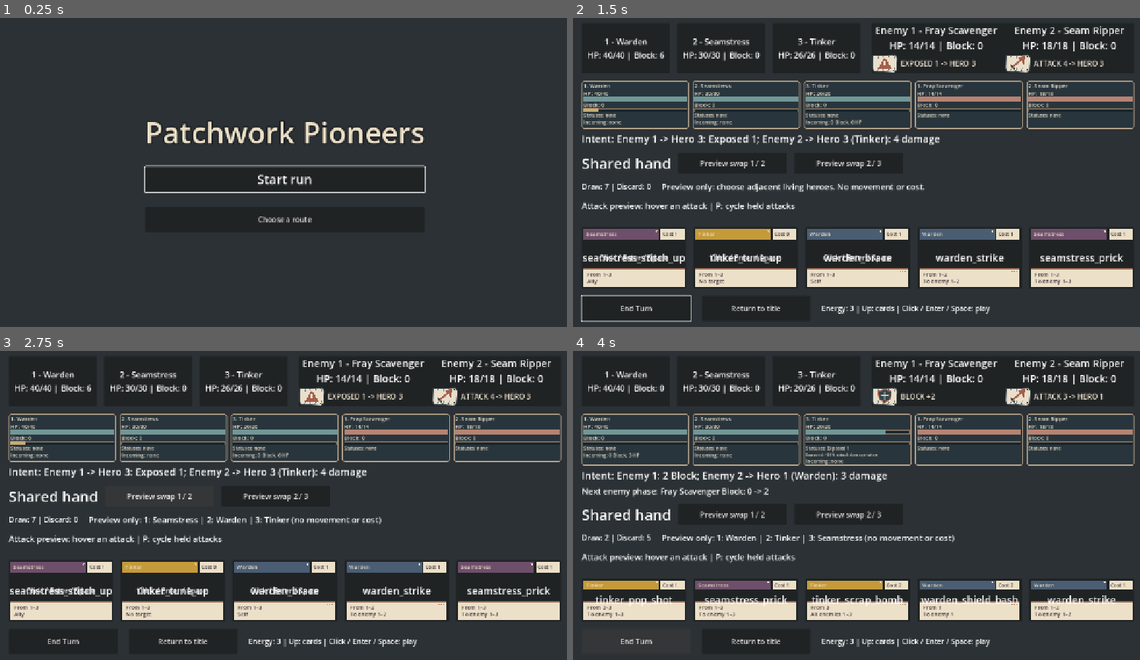
Above: before the commit, frames 1-4 (two rows, left to right).
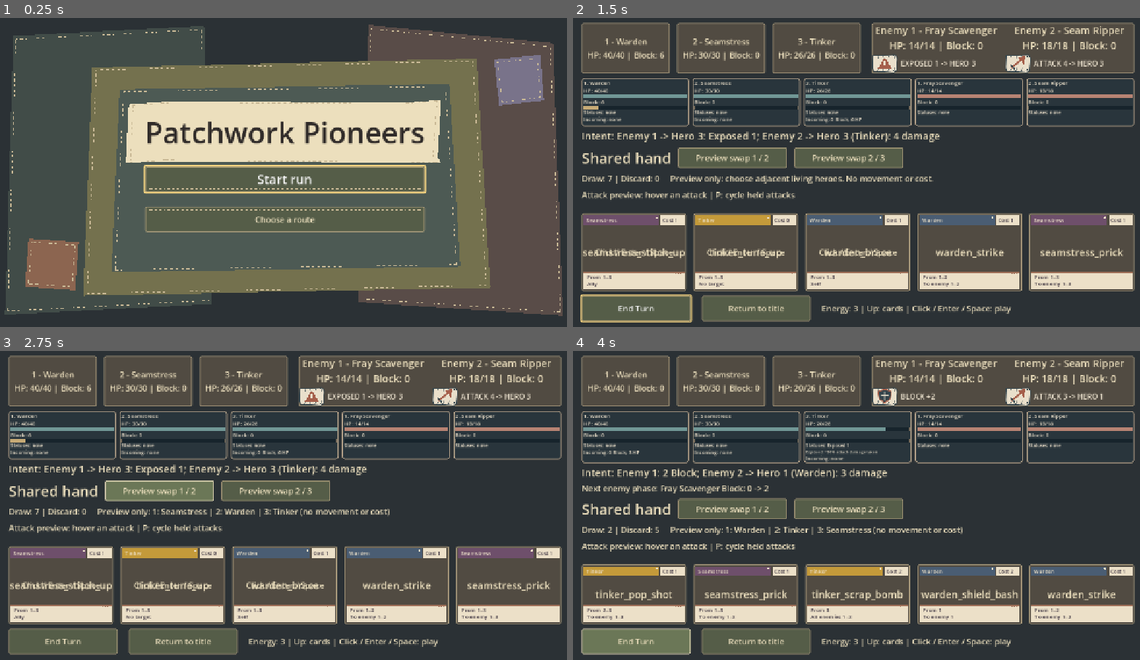
Above: after the commit, the same moments.

Repository: jcoev123-jpg/PatchworkPioneers
Game: Godot game, scene res://scenes/app.tscn
The game is run twice, just before and just after one commit, with the same random seed, the same clock (stepped at 60 frames per second) and the same inputs.
Inputs:
- Up to frame 1 (0.25 s): no input
- Up to frame 2 (1.5 s): click "Start run" at 0.5 s; click "f01_n0: Fight" at 1.25 s
- Up to frame 3 (2.75 s): click "Preview swap 1 / 2" at 2 s
- Up to frame 4 (4 s): click "Preview swap 2 / 3" at 2.75 s; click "End Turn" at 3.5 s

The runs differ from the first frame. In frame 1, 82% of the frame differs, in the area x 0-100%, y 2-97%; in frame 2, 51%; in frame 3, 51%; in frame 4, 46%.

Commit message:
Patchwork Pioneers cycle 115: Apply a shared patchwork theme and restyle the title
Accepted by relay v2 (Claude final review, tests green).

Diff:
--- a/scenes/app.tscn
+++ b/scenes/app.tscn
@@ -6,6 +6,7 @@
 [ext_resource type="Script" path="res://scripts/live_combat_meters.gd" id="4"]
 [ext_resource type="Script" path="res://scripts/live_area_attack_action.gd" id="5"]
 [ext_resource type="Script" path="res://scripts/live_elite_patch_sewing.gd" id="6"]
+[ext_resource type="Script" path="res://scripts/patchwork_ui_shell.gd" id="7"]
 
 [node name="App" type="Control"]
 layout_mode = 3
@@ -15,6 +16,16 @@
 grow_horizontal = 2
 grow_vertical = 2
 script = ExtResource("1")
+
+[node name="PatchworkUIShell" type="Control" parent="."]
+layout_mode = 1
+anchors_preset = 15
+anchor_right = 1.0
+anchor_bottom = 1.0
+grow_horizontal = 2
+grow_vertical = 2
+mouse_filter = 2
+script = ExtResource("7")
 
 [node name="LiveEnemyRoster" type="Node" parent="."]
 script = ExtResource("2")
--- a/scripts/app.gd
+++ b/scripts/app.gd
@@ -830,7 +830,7 @@
 		battle_view.add_theme_constant_override("margin_" + side, 32)
 	add_child(battle_view)
 	var column := VBoxContainer.new()
-	column.add_theme_constant_override("separation", 16)
+	column.add_theme_constant_override("separation", 10)
 	battle_view.add_child(column)
 	hero_view = HBoxContainer.new()
 	hero_view.add_theme_constant_override("separation", 16)
--- a/scripts/live_support_hand.gd
+++ b/scripts/live_support_hand.gd
@@ -225,7 +225,7 @@
 		panel.mouse_default_cursor_shape = Control.CURSOR_POINTING_HAND
 		panel.get_child(0).mouse_filter = Control.MOUSE_FILTER_IGNORE
 		var cue := Label.new()
-		cue.text = "Choose ally: Click / Enter / Space"
+		cue.text = "Choose ally:\nClick / Enter /\nSpace"
 		cue.vertical_alignment = VERTICAL_ALIGNMENT_BOTTOM
 		cue.horizontal_alignment = HORIZONTAL_ALIGNMENT_CENTER
 		cue.mouse_filter = Control.MOUSE_FILTER_IGNORE
--- /dev/null
+++ b/scripts/patchwork_ui_shell.gd
@@ -0,0 +1,132 @@
+extends Control
+## Presentation only. Child readiness installs the theme before App builds its UI.
+
+const INK := Color("302b29")
+const PAPER := Color("ecdfbd")
+const THREAD := Color("c9b996")
+var _title: Control
+var _label: Label
+
+
+class ButtonStitches extends Control:
+	func _ready() -> void:
+		mouse_filter = Control.MOUSE_FILTER_IGNORE
+		set_anchors_and_offsets_preset(Control.PRESET_FULL_RECT)
+		resized.connect(queue_redraw)
+
+	func _draw() -> void:
+		var edge := Rect2(Vector2(8, 7), size - Vector2(16, 14))
+		for y in [edge.position.y, edge.end.y]:
+			draw_dashed_line(Vector2(edge.position.x, y), Vector2(edge.end.x, y), THREAD, 1.0, 5.0)
+		for x in [edge.position.x, edge.end.x]:
+			draw_dashed_line(Vector2(x, edge.position.y), Vector2(x, edge.end.y), THREAD, 1.0, 5.0)
+
+
+func _ready() -> void:
+	mouse_filter = Control.MOUSE_FILTER_IGNORE
+	get_parent().theme = _build_theme()
+	get_parent().ready.connect(_bind_title, CONNECT_ONE_SHOT)
+	resized.connect(queue_redraw)
+
+
+func _panel(fill: Color, edge: Color, border: int = 2) -> StyleBoxFlat:
+	var style := StyleBoxFlat.new()
+	style.bg_color = fill
+	style.border_color = edge
+	style.set_border_width_all(border)
+	style.set_corner_radius_all(3)
+	# Keep shared metrics compact: live visit and battle layouts already own spacing.
+	style.content_margin_left = 0
+	style.content_margin_right = 0
+	style.content_margin_top = 0
+	style.content_margin_bottom = 0
+	return style
+
+
+func _build_theme() -> Theme:
+	var shared := Theme.new()
+	shared.default_font_size = 18
+	shared.set_font_size("font_size", "Label", 18)
+	shared.set_color("font_color", "Label", PAPER)
+	shared.set_type_variation("TitleLabel", "Label")
+	shared.set_font_size("font_size", "TitleLabel", 48)
+	shared.set_color("font_color", "TitleLabel", INK)
+	shared.set_stylebox("panel", "Panel", _panel(PAPER, Color("a8997b")))
+	shared.set_stylebox("panel", "PanelContainer", _panel(Color("514b42"), Color("a8997b")))
+	# Cream ink stays readable on all four earthy felt states.
+	for state in ["normal", "hover", "pressed", "disabled"]:
+		var fills := {"normal": Color("555d48"), "hover": Color("6b7757"),
+			"pressed": Color("3e493b"), "disabled": Color("45433f")}
+		var edges := {"normal": Color("a99b79"), "hover": PAPER,
+			"pressed": Color("c5ab73"), "disabled": Color("777166")}
+		shared.set_stylebox(state, "Button", _panel(fills[state], edges[state]))
+		shared.set_color("font_" + state + "_color", "Button", Color("aaa391") if state == "disabled" else PAPER)
+	shared.set_color("font_color", "Button", PAPER)
+	shared.set_color("font_hover_pressed_color", "Button", PAPER)
+	shared.set_stylebox("hover_pressed", "Button", shared.get_stylebox("pressed", "Button"))
+	var focus := _panel(Color.TRANSPARENT, Color("f5d480"), 3)
+	focus.draw_center = false
+	focus.expand_margin_left = 3
+	focus.expand_margin_right = 3
+	focus.expand_margin_top = 3
+	focus.expand_margin_bottom = 3
+	shared.set_stylebox("focus", "Button", focus)
+	shared.set_font_size("font_size", "Button", 18)
+	return shared
+
+
+func _bind_title() -> void:
+	var app = get_parent()
+	_title = app.title_view
+	_label = app.title_label
+	# App creates the full-screen ColorRect first. Draw after it, before title actions.
+	app.move_child(self, _title.get_index() - 1)
+	_label.theme_type_variation = "TitleLabel"
+	_label.add_theme_color_override("font_color", INK)
+	_label.add_theme_constant_override("outline_size", 0)
+	for button in [app.start_button, app.route_button]:
+		button.add_child(ButtonStitches.new())
+	_title.visibility_changed.connect(_sync_visibility)
+	_title.resized.connect(queue_redraw)
+	_title.item_rect_changed.connect(queue_redraw)
+	_label.item_rect_changed.connect(queue_redraw)
+	_sync_visibility()
+
+
+func _sync_visibility() -> void:
+	visible = _title.visible
+	queue_redraw()
+
+
+func _sewn_patch(points: PackedVector2Array, fill: Color) -> void:
+	draw_colored_polygon(points, fill)
+	var center := Vector2.ZERO
+	for point in points:
+		center += point
+	center /= points.size()
+	for index in range(points.size()):
+		var from := points[index].move_toward(center, 10)
+		var to := points[(index + 1) % points.size()].move_toward(center, 10)
+		draw_dashed_line(from, to, THREAD, 1.5, 6.0)
+
+
+func _draw() -> void:
+	if not is_instance_valid(_label):
+		return
+	# Authored, deterministic cut edges: decoration never touches either RNG.
+	var scale_to_view := size / Vector2(1280, 720)
+	draw_set_transform(Vector2.ZERO, 0.0, scale_to_view)
+	_sewn_patch(PackedVector2Array([Vector2(42, 60), Vector2(462, 38), Vector2(480, 650), Vector2(24, 674)]), Color("414c48"))
+	_sewn_patch(PackedVector2Array([Vector2(824, 36), Vector2(1230, 76), Vector2(1252, 676), Vector2(800, 646)]), Color("594c48"))
+	_sewn_patch(PackedVector2Array([Vector2(216, 130), Vector2(1062, 110), Vector2(1092, 614), Vector2(196, 632)]), Color("74714e"))
+	_sewn_patch(PackedVector2Array([Vector2(276, 178), Vector2(1002, 166), Vector2(1026, 568), Vector2(258, 580)]), Color("4d5a54"))
+	_sewn_patch(PackedVector2Array([Vector2(76, 506), Vector2(186, 514), Vector2(178, 620), Vector2(68, 612)]), Color("8c6550"))
+	_sewn_patch(PackedVector2Array([Vector2(1100, 112), Vector2(1202, 102), Vector2(1210, 202), Vector2(1112, 214)]), Color("79738a"))
+	draw_set_transform(Vector2.ZERO)
+	# Follow the existing title label, including container layout and viewport resizing.
+	var banner := Rect2(_label.global_position - global_position, _label.size).grow_individual(36, 24, 36, 24)
+	var a := banner.position
+	var b := banner.end
+	_sewn_patch(PackedVector2Array([a + Vector2(0, 7), Vector2(a.x + 92, a.y),
+		Vector2(b.x - 80, a.y + 3), Vector2(b.x, a.y - 3), Vector2(b.x - 8, b.y - 12),
+		b, Vector2(a.x + 70, b.y - 4), Vector2(a.x - 6, b.y)]), PAPER)
--- /dev/null
+++ b/tests/patchwork_ui_shell_test.gd
@@ -0,0 +1,96 @@
+extends "res://tests/live_run_map_entry_test.gd"
+## Mounted presentation/lifecycle checks; visual layout is reviewed in web screenshots.
+
+
+func _run() -> void:
+	root.size = Vector2i(1280, 720)
+	var scene := load("res://scenes/app.tscn") as PackedScene
+	var app = scene.instantiate()
+	root.add_child(app)
+	await process_frame
+	var shell = app.get_node("PatchworkUIShell")
+	var shared: Theme = app.theme
+	_check(shared != null and shared.default_font_size >= 18, "scene installs body theme before App readiness")
+	_check(shared.get_font_size("font_size", "TitleLabel") >= 40, "shared title default at least 40")
+	_check((shared.get_stylebox("panel", "Panel") as StyleBoxFlat).bg_color == shell.PAPER
+		and (shared.get_stylebox("panel", "PanelContainer") as StyleBoxFlat).bg_color != shell.PAPER,
+		"shared Theme supplies paper panels and contrasting felt containers")
+	_check(app.title_label.theme_type_variation == "TitleLabel" and app.title_label.get_theme_color("font_color") == shell.INK,
+		"existing live label uses dark ink title variation")
+	_check(shell.mouse_filter == Control.MOUSE_FILTER_IGNORE and shell.focus_mode == Control.FOCUS_NONE,
+		"shell cannot intercept pointer or keyboard")
+	_check(shell.get_index() > 0 and app.get_child(shell.get_index() - 1) is ColorRect
+		and shell.get_index() < app.title_view.get_index(), "decorations between original background and title")
+	var fills: Array[Color] = []
+	for state in ["normal", "hover", "pressed", "disabled"]:
+		var style := shared.get_stylebox(state, "Button") as StyleBoxFlat
+		_check(style != null and not fills.has(style.bg_color), "distinct felt button state: " + state)
+		fills.append(style.bg_color)
+	var focus := shared.get_stylebox("focus", "Button") as StyleBoxFlat
+	_check(focus != null and focus.border_width_top >= 3 and focus.border_color.a == 1.0,
+		"opaque keyboard focus border")
+	for button in [app.start_button, app.route_button]:
+		_check(button.get_child_count() == 1 and button.get_child(0).mouse_filter == Control.MOUSE_FILTER_IGNORE,
+			"title stitches cannot block original button")
+	_check(app.start_button.has_focus() and shell.visible, "initial focused title with backdrop")
+	await _key(KEY_TAB)
+	_check(app.route_button.has_focus(), "physical Tab retains title focus cycle")
+	await _key(KEY_SPACE)
+	_check(app.run_map != null and app.route_view.is_visible_in_tree() and not shell.visible,
+		"physical route choice hides decoration and mounts route")
+	var before := _snapshot(app)
+	app.title_view.show()
+	_check(shell.visible, "backdrop follows title show synchronously")
+	app.title_view.hide()
+	_check(not shell.visible and _snapshot(app) == before, "decoration visibility leaves real run and RNG unchanged")
+	await _click(app.route_back_button)
+	_check(app.run_map == null and shell.visible and app.start_button.has_focus(), "physical Back restores title and focus")
+	await _click(app.start_button)
+	_check(app.route_view != null and not app.route_buttons.is_empty() and not shell.visible, "physical Start reaches real map")
+	var fight: Button
+	for button in app.route_buttons:
+		if app.run_map.get_node(button.get_meta("route_id")).type == "Fight":
+			fight = button
+			break
+	_check(fight != null, "seeded real map has actionable opening Fight")
+	if fight != null:
+		fight.grab_focus()
+		await _key(KEY_SPACE)
+		_check(app.deck != null and app.battle_view.is_visible_in_tree() and not shell.visible, "physical route keyboard activation enters battle")
+		await _click(app.return_button)
+		_check(app.deck == null and app.run_rng == null and shell.visible and app.start_button.has_focus(),
+			"physical Return clears run and restores original focused title")
+	app.free()
+	# All V1 screens mount real downstream Controls with the same inherited theme.
+	var boot = root.get_node("LiveWebPlaytestBoot")
+	for screen in boot.SCREENS:
+		app = scene.instantiate()
+		root.add_child(app)
+		await process_frame
+		_check(await boot.enter_preview(app, screen), "nonempty real preview precondition: " + screen)
+		var controls: Array[Control] = []
+		_collect(app, controls)
+		_check(not controls.is_empty(), "live screen has themed controls: " + screen)
+		var visible_buttons := 0
+		for control in controls:
+			_check(control.theme == null, "downstream controls retain inherited root Theme: " + screen)
+			if control is Button and control.is_visible_in_tree():
+				visible_buttons += 1
+				# Existing authored reward/event/result overrides intentionally sit on this Theme.
+				if not control.has_theme_stylebox_override("normal"):
+					_check(control.get_theme_stylebox("normal") == app.theme.get_stylebox("normal", "Button"),
+						"live button resolves shared style: " + screen)
+		_check(visible_buttons > 0, "each real preview has visible actions: " + screen)
+		_check(app.get_node("PatchworkUIShell").visible == (screen == "title"), "title decoration visibility: " + screen)
+		app.free()
+	for failure in failures:
+		printerr(failure)
+	print("patchwork_ui_shell_test: ", "PASS" if failures.is_empty() else "FAIL", " (", checks, " checks)")
+	quit(0 if failures.is_empty() else 1)
+
+
+func _collect(node: Node, controls: Array[Control]) -> void:
+	for child in node.get_children():
+		if child is Control:
+			controls.append(child)
+		_collect(child, controls)
Not shown: 1 places in scenes/app.tscn that only renumber resources
Not shown, added: scripts/patchwork_ui_shell.gd.uid
Not shown, added: tests/patchwork_ui_shell_test.gd.uid
